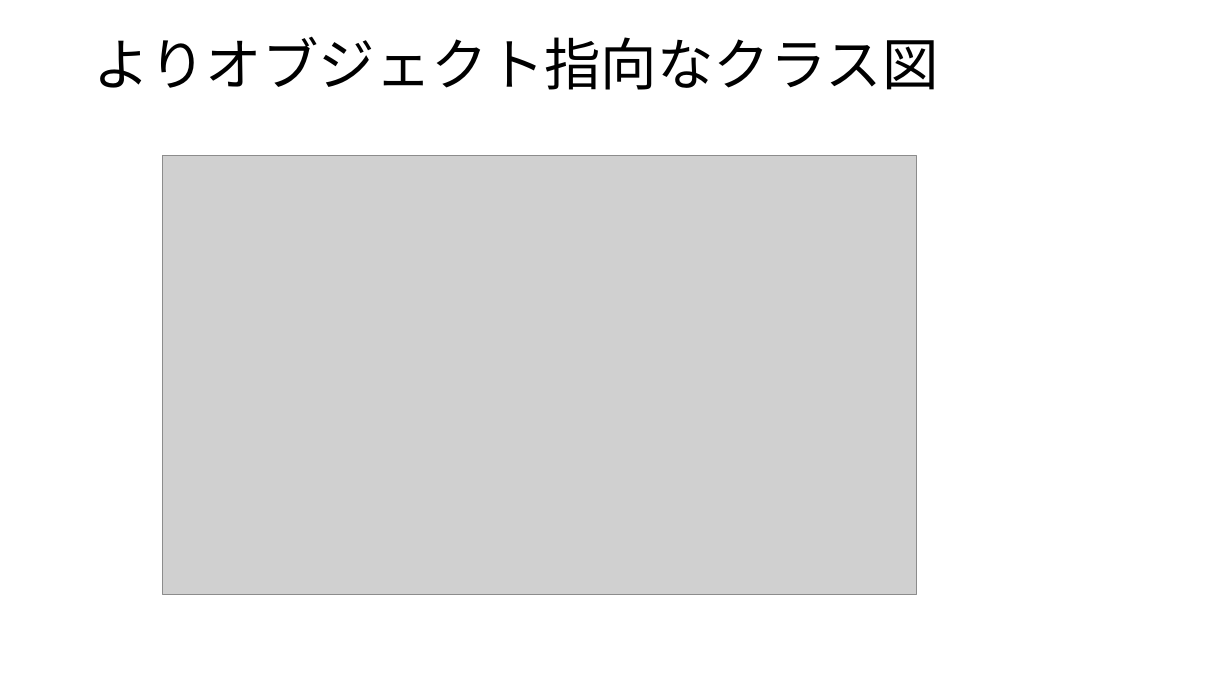
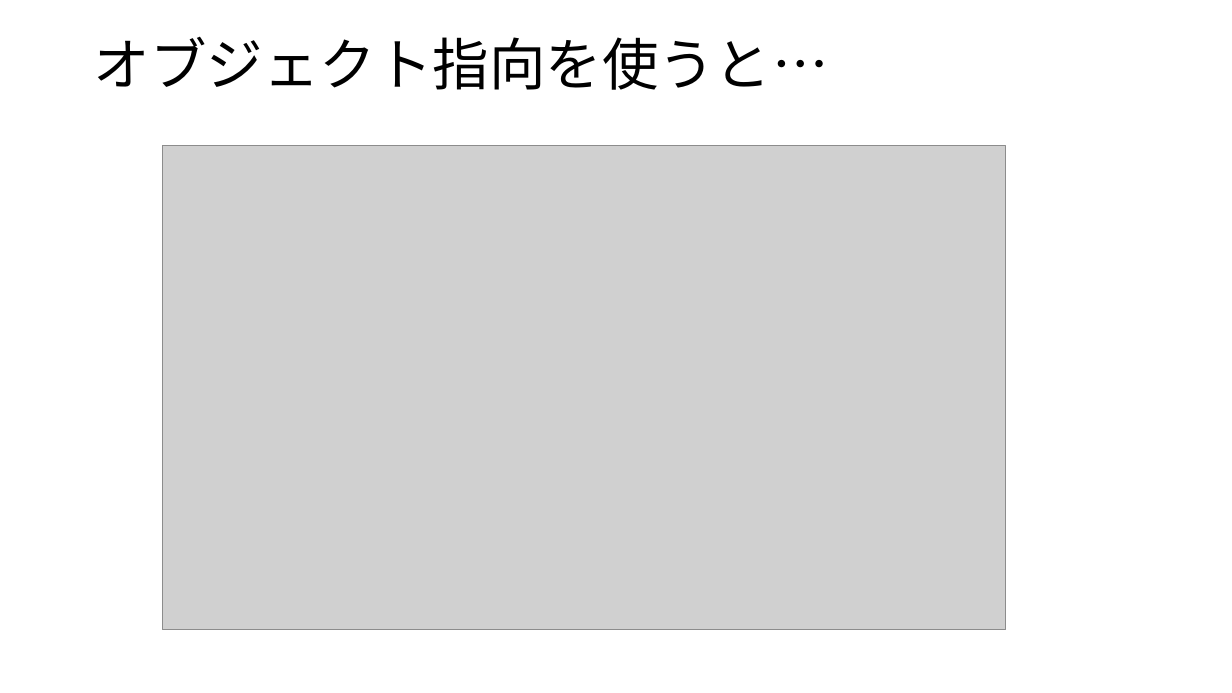
Before and after one commit to harima-molgroup/test, a slide deck: slide 8 of Education/Ramen/docs/オブジェクト指向ハンズオン.pptx (slide 5 before the commit). Drawn at 1232x693 pixels with LibreOffice and Linux fonts; fonts in the diff are those of the drawing; grey boxes stand for pictures. Boxes give left, top, right and bottom in pixels: in the first picture for what was removed or moved away, otherwise in the second. Text is boxed around its words. In the diff, an @@ line names an element or a change of style, - is before the commit and + after.

```diff
--- a/Education/Ramen/docs/オブジェクト指向ハンズオン.pptx
+++ b/Education/Ramen/docs/オブジェクト指向ハンズオン.pptx
@@ title at [94, 36, 829, 90]: text changed @@
-よりオブジェクト指向なクラス図
+オブジェクト指向を使うと…
@@ picture: place and size @@
-picture at [163, 155, 917, 595]
+picture at [163, 146, 1006, 630]
```
Also in this commit, not shown: 2 other slides changed, 5 slides added, 2 other files.
